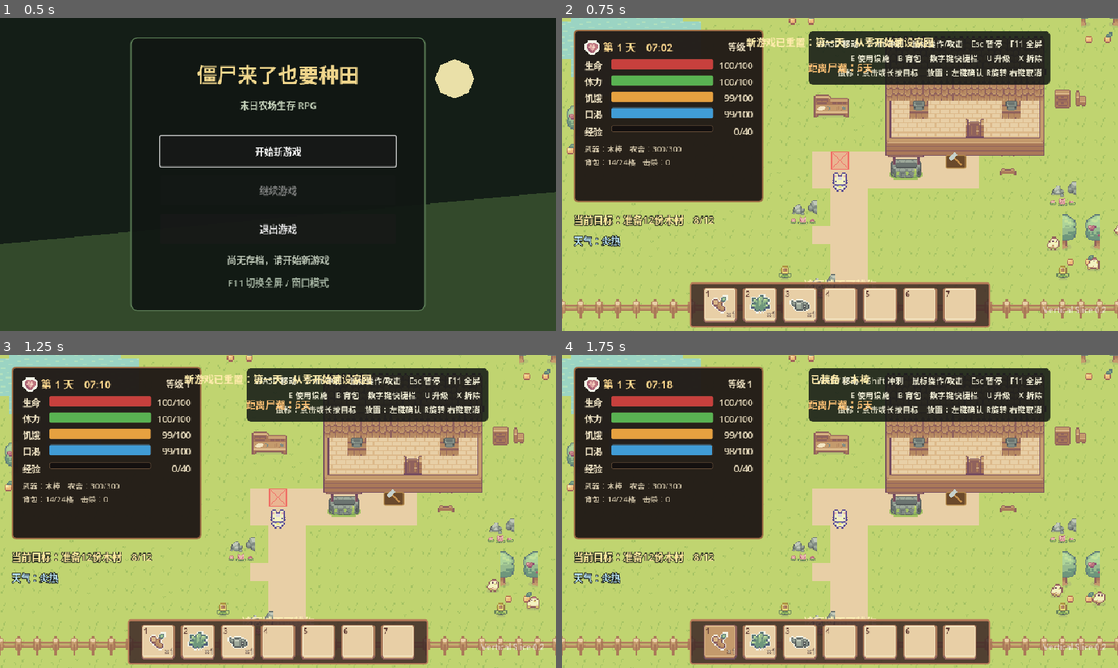
Above: before the commit, frames 1-4 (two rows, left to right).
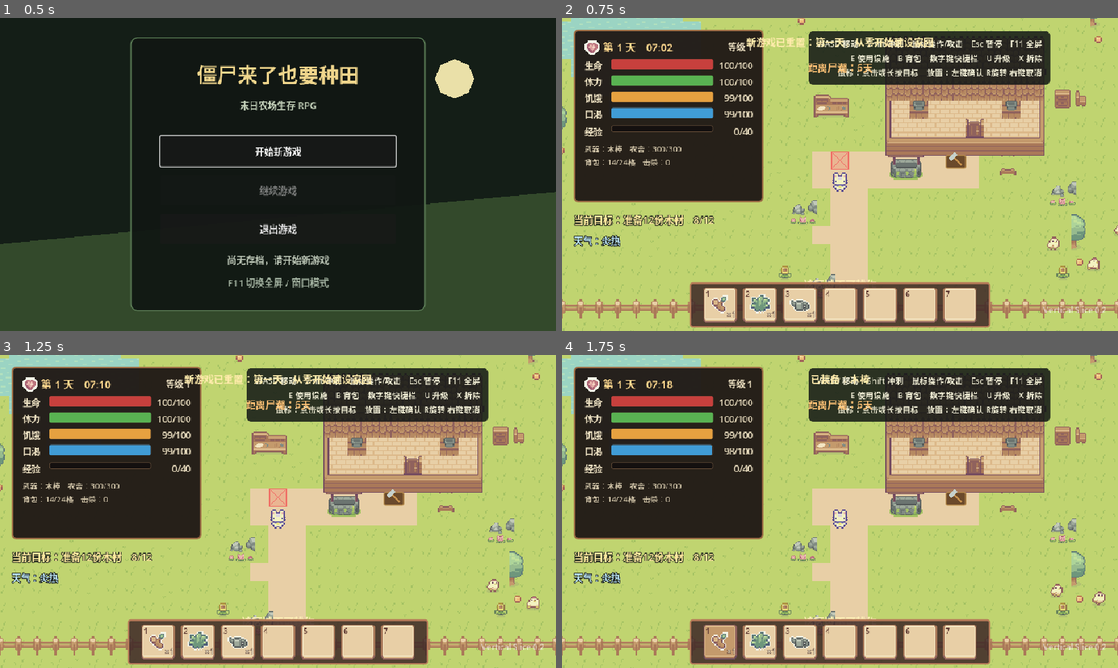
Above: after the commit, the same moments.

Repository: fanfanhappy/zombie-farm-survival
Game: Godot game, scene res://scenes/ui/main_menu.tscn
The game is run twice, just before and just after one commit, with the same random seed, the same clock (stepped at 60 frames per second) and the same inputs.
Inputs:
- Up to frame 1 (0.5 s): no input
- Up to frame 2 (0.75 s): click "开始新游戏" at 0.5 s
- Up to frame 3 (1.25 s): no input
- Up to frame 4 (1.75 s): click "×1" at 1.25 s

Frame 1 is identical in both runs. In frame 2, 1.0% of the frame differs, in the area x 0-100%, y 0-80%; in frame 3, 1.0%; in frame 4, 1.0%.

Commit message:
修正树木图集单格切片范围

Diff:
--- a/scenes/world/resources/tree_resource.tscn
+++ b/scenes/world/resources/tree_resource.tscn
@@ -18,7 +18,7 @@
 scale = Vector2(2, 2)
 texture = ExtResource("2_texture")
 region_enabled = true
-region_rect = Rect2(32, 0, 32, 48)
+region_rect = Rect2(32, 0, 16, 48)
 
 [node name="DepletedSprite" type="Sprite2D" parent="."]
 visible = false
